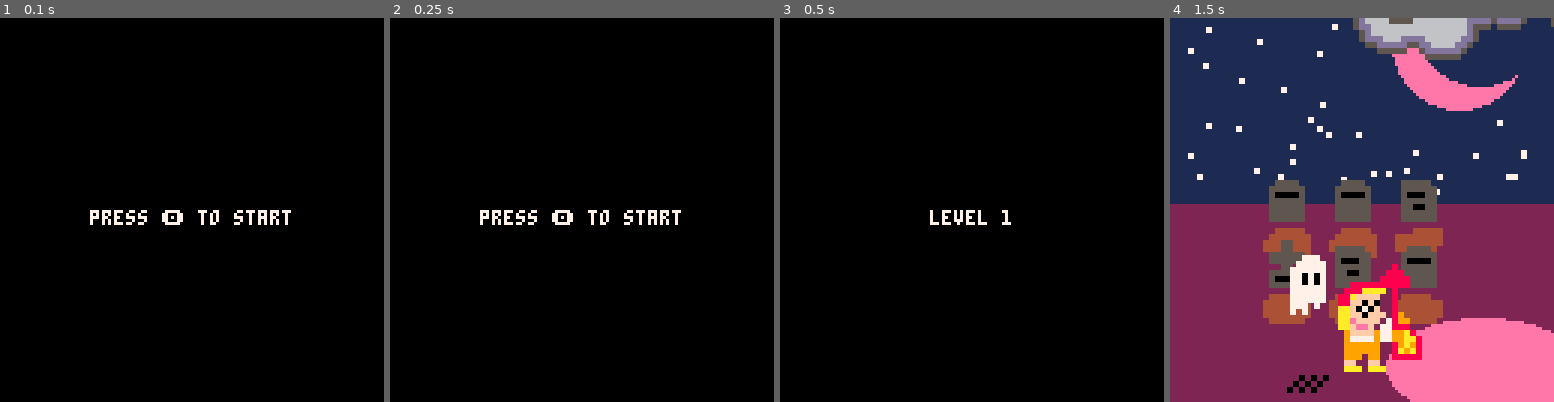
Above: before the commit, frames 1-4 (left to right).
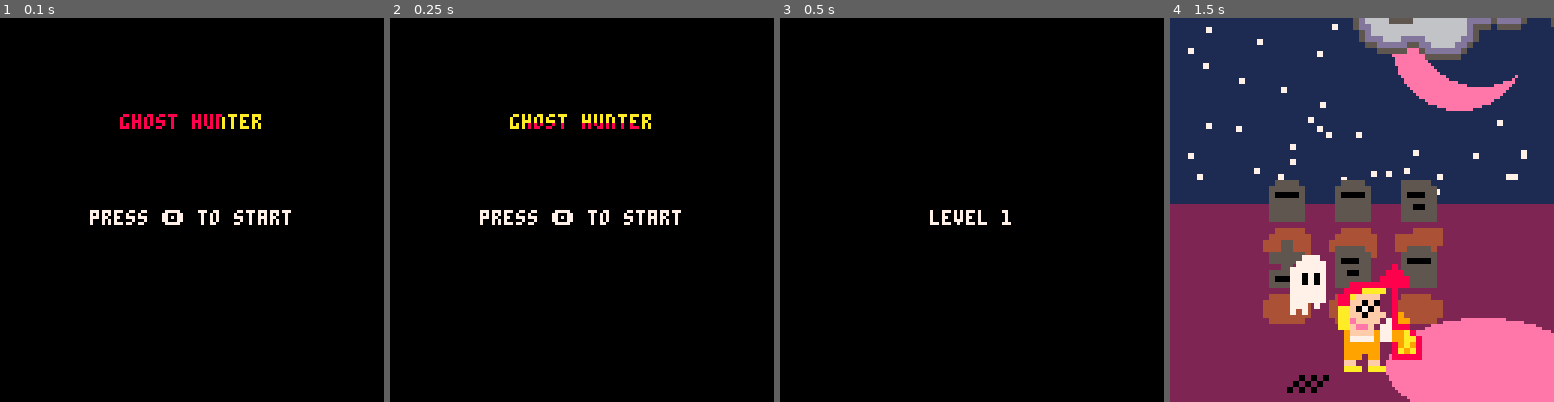
Above: after the commit, the same moments.

Repository: cmoles/ghost-hunter
Game: PICO-8 cartridge ghost_hunter.p8
Two runs of this game, one before a commit and one after it. Both use one fixed random seed, a clock stepped at 60 frames per second and the inputs below.
Inputs:
- Up to frame 1 (0.1 s): no input
- Up to frame 2 (0.25 s): no input
- Up to frame 3 (0.5 s): tap O (Z key) at 0.33 s
- Up to frame 4 (1.5 s): tap O (Z key) at 0.7, 1.43 s; tap X (X key) at 1.07 s

The runs differ from the first frame. In frame 1, 0.6% of the frame differs, in the area x 31-68%, y 25-29%; in frame 2, 0.6%; in frame 3, nothing differs; in frame 4, nothing differs.

Commit message:
add title to screen

Diff:
--- a/ghost_hunter.p8
+++ b/ghost_hunter.p8
@@ -58,7 +58,9 @@
 	_draw=start_draw
 end
 
+ptt=0
 function start_update()
+	ptt=inc_tt(ptt)
 	if btnp(🅾️) then
 		ready_game=false
 		_update=level_update
@@ -67,9 +69,25 @@
 end
 
 function start_draw()
+	camera()
 	cls()
+	print_title()
 	local message="press 🅾️ to start"
 	print(message,64-(#message*8)/4-2,64,7)
+end
+
+function print_title()
+	local title="ghost hunter"
+	local x0=64-(#title*8)/4
+	local y0=32
+	local dx=cos(ptt/10)*4
+	local dy=sin(ptt/10)*4
+	local w=#title
+	local h=0
+	print(title,x0,y0,10)
+	clip(x0+dx+4,y0+dy,x0+dx-2,y0+dy-1)
+	print(title,x0,y0,8)
+	clip()
 end
 
 function game_update()
